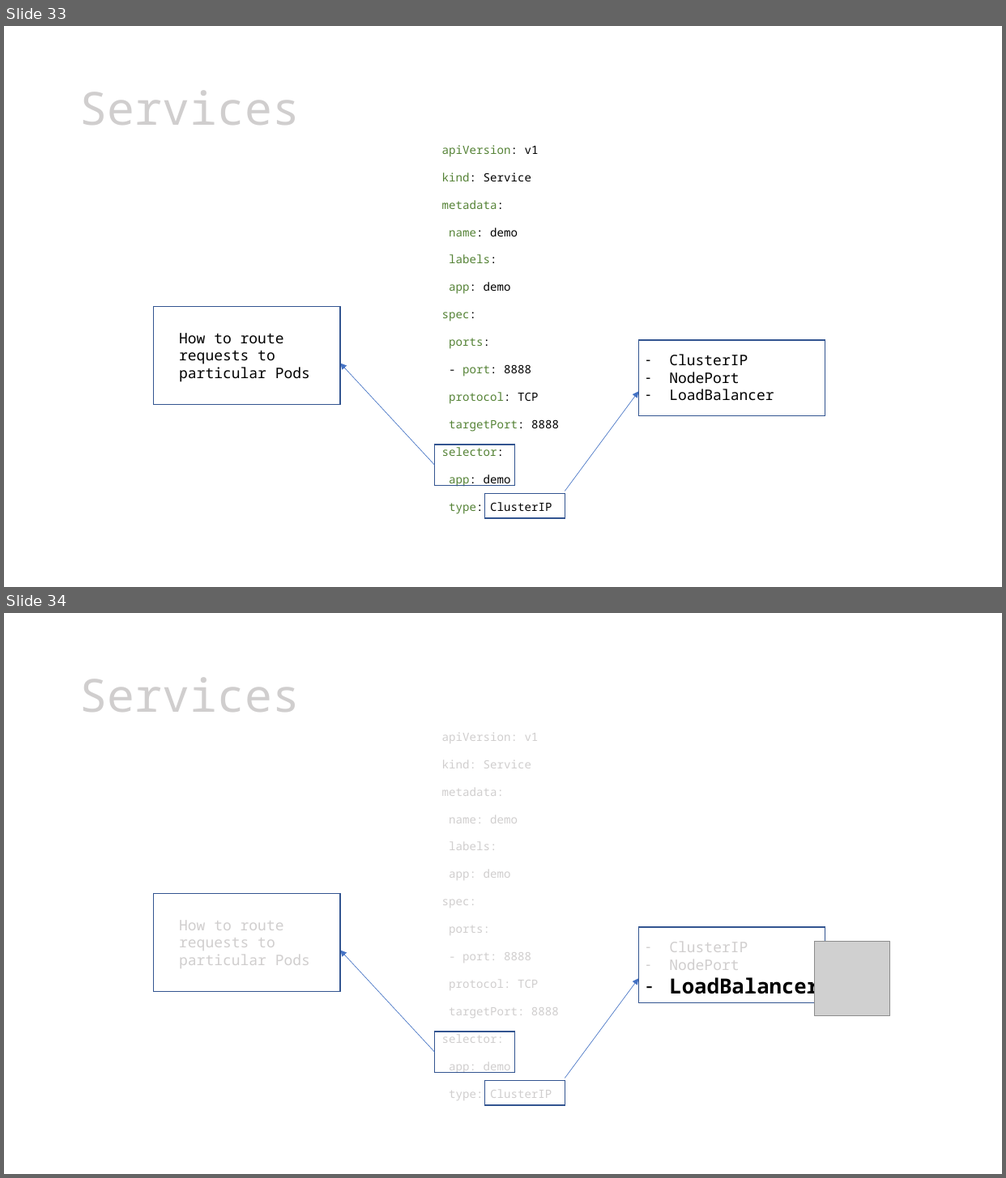
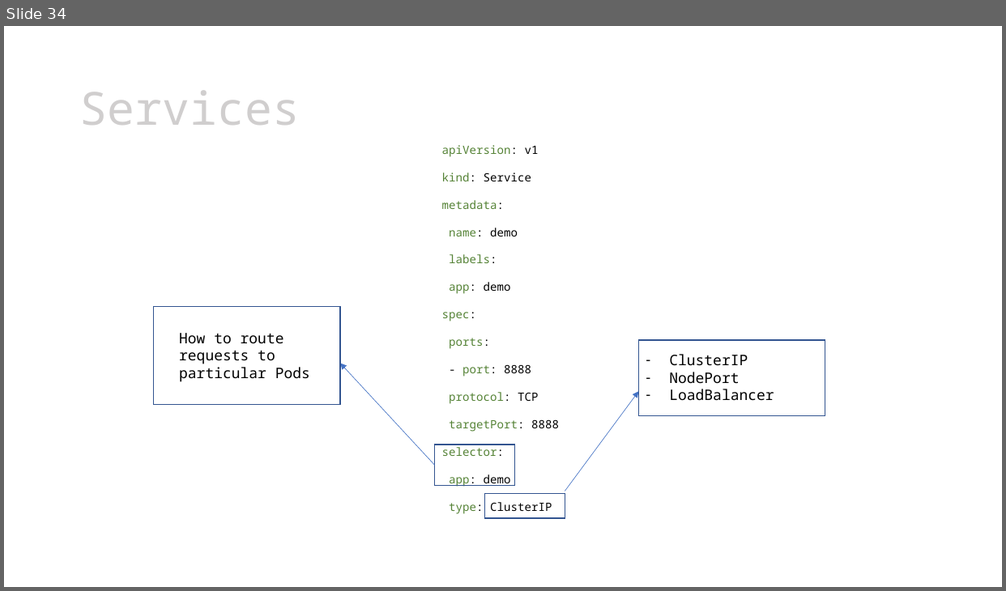
Before and after one commit to leonardopoggiani/Live-migration-Kubernetes-pods, a slide deck: presentazione_tesi.pptx. Shown one above the other, each under a label of ours: slides 33 and 34 before the commit, slide 34 after it. The pictures are 1006x1178 and 1006x591 pixels, drawn with LibreOffice and Linux fonts; fonts in the diff are those of the drawing; grey boxes stand for pictures. Boxes give left, top, right and bottom in pixels: in the first picture for what was removed or moved away, otherwise in the second. Text is boxed around its words. In the diff, an @@ line names an element or a change of style, - is before the commit and + after.

```diff
--- a/presentazione_tesi.pptx
+++ b/presentazione_tesi.pptx
@@ slide 34 removed at [4,613,1002,1174], background #FFFFFF @@
@@ title removed at [80,677,300,712] @@
-Services
@@ text removed at [442,733,559,1101] @@
-apiVersion: v1
-kind: Service
-metadata:
-name: demo
-labels:
-app: demo
-spec:
-ports:
-- port: 8888
-protocol: TCP
-targetPort: 8888
-selector:
-app: demo
-type: ClusterIP
@@ rectangle removed at [154,894,340,992] @@
@@ text removed at [179,920,310,969] @@
-How to route requests to particular Pods
@@ rectangle removed at [639,927,825,1003] @@
@@ arrow removed from (434, 1053) to (340, 951) @@
@@ text removed at [669,942,819,999] @@
-– ClusterIP
-– NodePort
-– LoadBalancer
@@ picture removed at [815,941,889,1016] @@
@@ arrow removed from (565, 1079) to (639, 978) @@
@@ rectangle removed at [434,1032,514,1072] @@
@@ rectangle removed at [484,1081,565,1106] @@
@@ what was slide 33 is now slide 34 @@
```
Also in this commit, not shown: 1 slide changed, 1 slide added.
